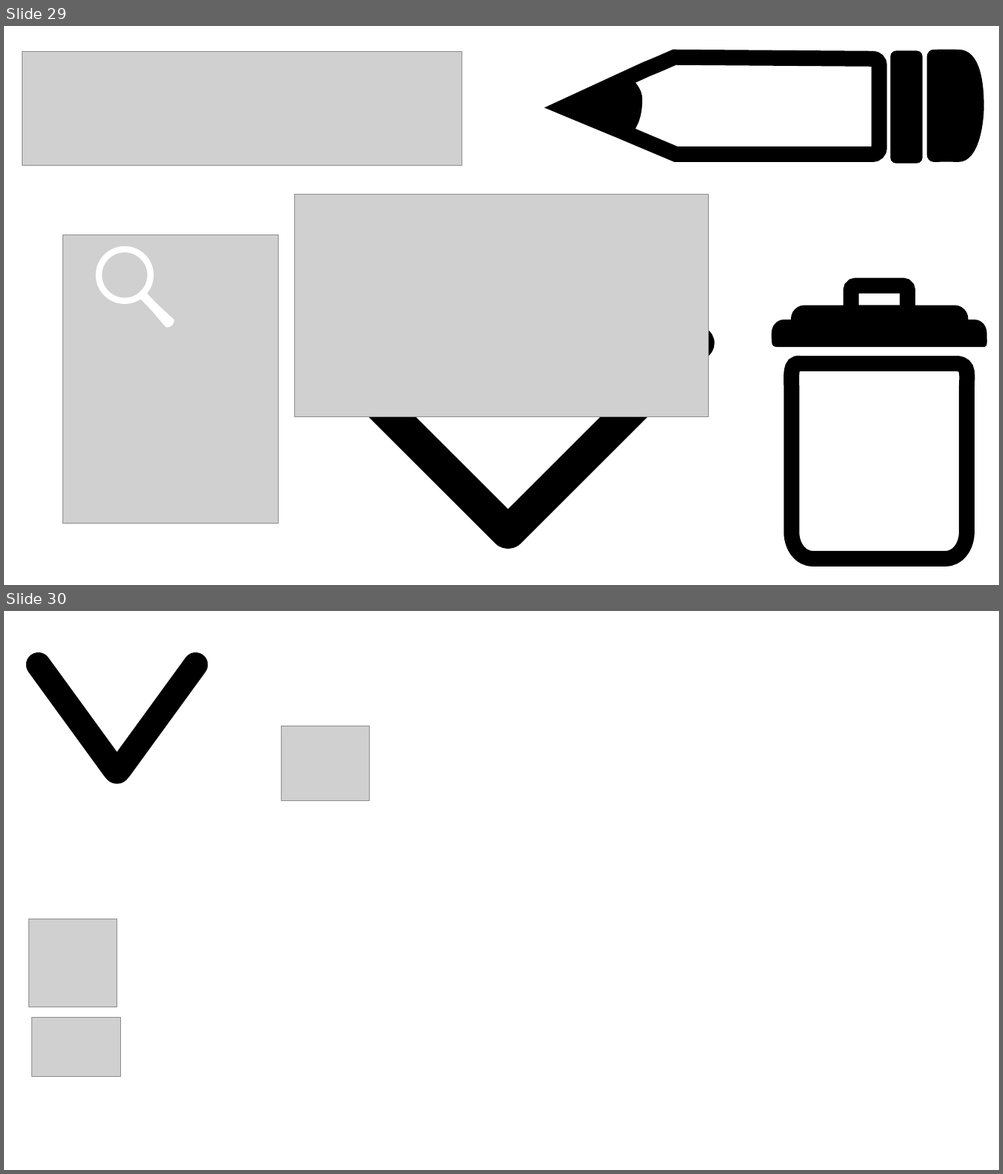
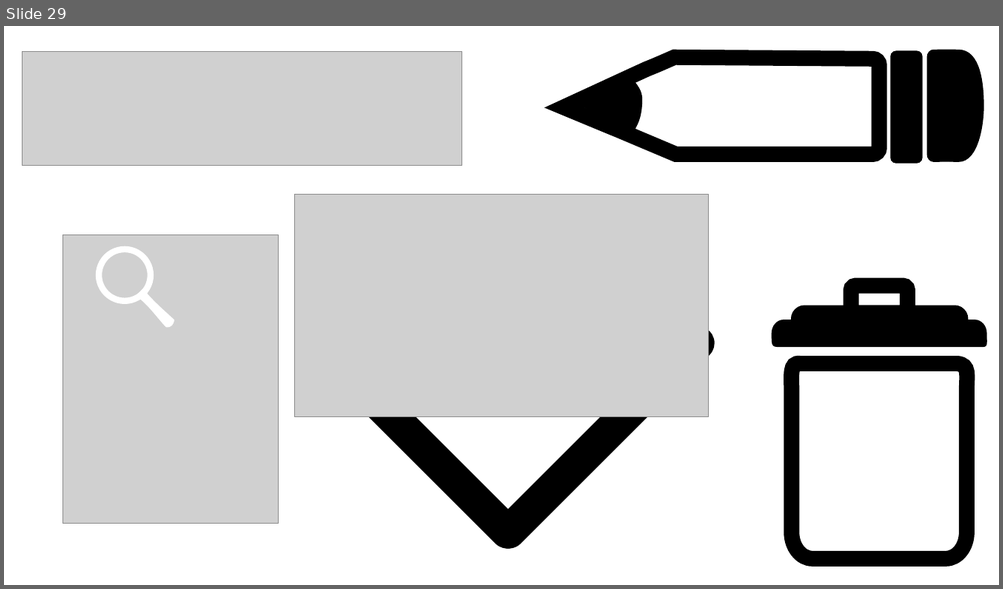
Before and after one commit to fafi-svg/App_web_vacunas, a slide deck: Documents_Desing/Diseños_veterinaria_vacunas.pptx. Shown one above the other, each under a label of ours: slides 29 and 30 before the commit, slide 29 after it. The pictures are 1003x1174 and 1003x589 pixels, drawn with LibreOffice and Linux fonts; fonts in the diff are those of the drawing; grey boxes stand for pictures. Boxes give left, top, right and bottom in pixels: in the first picture for what was removed or moved away, otherwise in the second. Text is boxed around its words. In the diff, an @@ line names an element or a change of style, - is before the commit and + after.

```diff
--- a/Documents_Desing/Diseños_veterinaria_vacunas.pptx
+++ b/Documents_Desing/Diseños_veterinaria_vacunas.pptx
@@ slide 30 removed at [4,611,999,1170], background #FFFFFF @@
@@ rounded rectangle removed at [21,647,131,786] @@
@@ rounded rectangle removed at [102,647,213,786] @@
@@ picture removed at [281,726,369,801] @@
@@ ellipse removed at [103,758,130,784] @@
@@ picture removed at [28,919,116,1007] @@
@@ picture removed at [31,1019,120,1077] @@
```
Also in this commit, not shown: 6 slides changed, 1 slide added, 19 other files.
